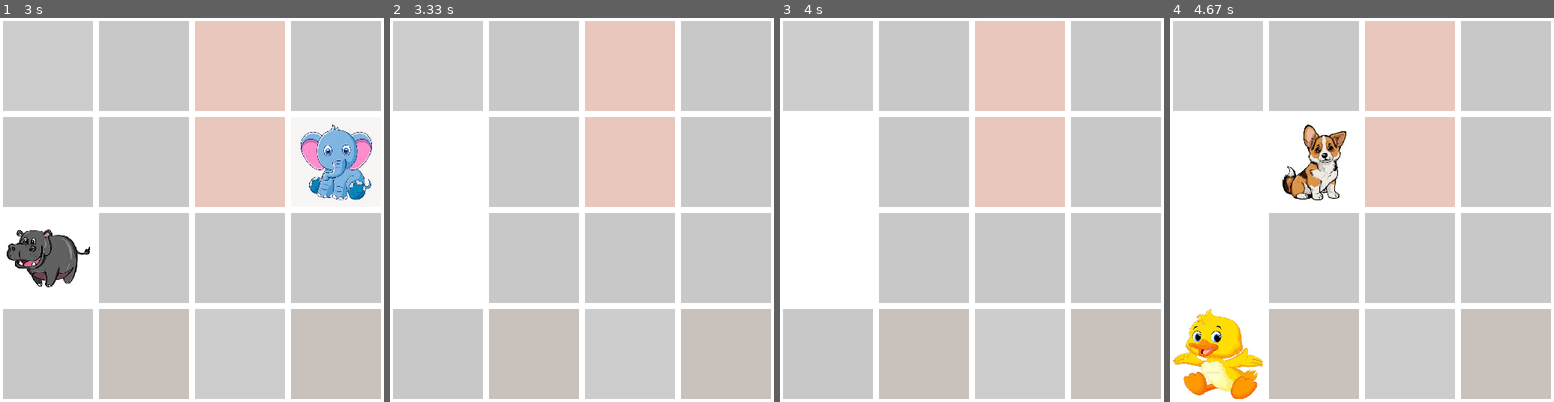
Above: before the commit, frames 1-4 (left to right).
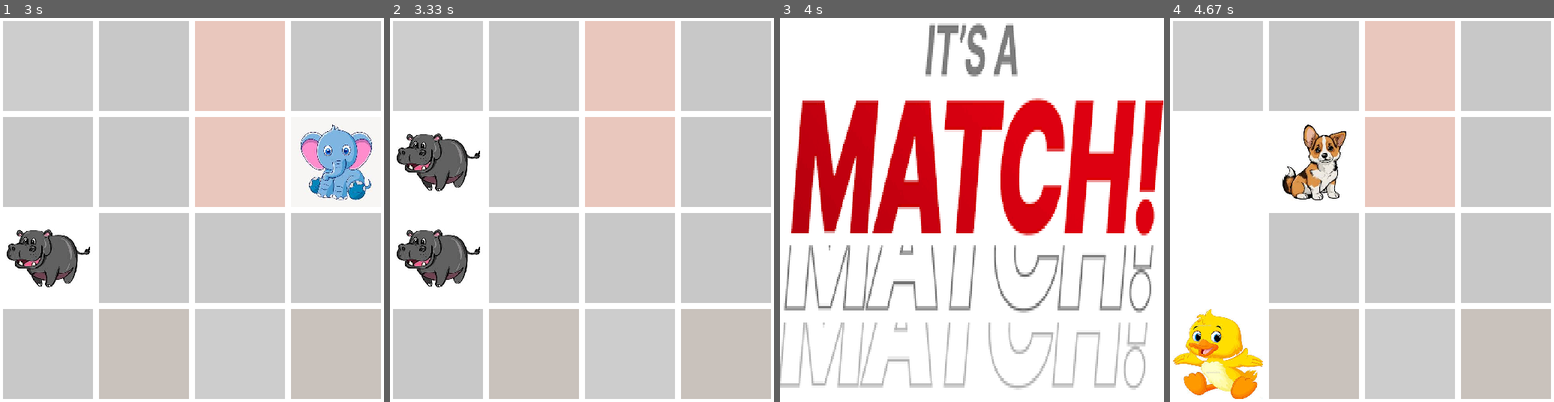
Above: after the commit, the same moments.

Repository: lijimo/pygame_project
Game: pygame game, started from app.py
Two runs of this game, one before a commit and one after it. Both use one fixed random seed, a clock stepped at 60 frames per second and the inputs below.
Inputs (mouse positions are in pixels of both pictures, inside the frame that each line leads up to):
- Up to frame 1 (3 s): click (192, 210) at 0.38 s; click (99, 213) at 0.72 s; click (249, 75) at 1.05 s; click (99, 133) at 1.38 s; click (195, 252) at 1.72 s; click (291, 271) at 2.05 s; click (291, 175) at 2.38 s; click (65, 248) at 2.72 s
- Up to frame 2 (3.33 s): click (470, 137) at 3.05 s
- Up to frame 3 (4 s): move the mouse to (887, 140) at 3.83 s
- Up to frame 4 (4.67 s): click (1277, 140) at 4.02 s; click (1246, 352) at 4.38 s

Frame 1 is identical in both runs. In frame 2, 4.0% of the frame differs, in the area x 1-24%, y 30-71%; in frame 3, 83%, in the area x 0-100%, y 0-100%; in frame 4, nothing differs.

Commit message:
touch ups for logic

Diff:
--- a/app.py
+++ b/app.py
@@ -35,18 +35,26 @@
         if e.type == pygame.MOUSEBUTTONDOWN:
             mouse_x, mouse_y = pygame.mouse.get_pos()
             index = find_index(mouse_x, mouse_y)
-            current_images.append(index)
+            if index not in current_images:
+                current_images.append(index)
             # only display two animals at a time
             if len(current_images) > 2:
                 current_images = current_images[1:]
 
     # initial blank screen
     screen.fill((255,255,255))
+
+    total_skipped = 0
+
     # display animals
     for i, tile in enumerate(tiles):
         image_i = tile.image if i in current_images else tile.box
         if not tile.skip:
             screen.blit(image_i, (tile.col * gc.IMAGE_SIZE + gc.MARGIN, tile.row * gc.IMAGE_SIZE + gc.MARGIN))
+        else:
+            total_skipped += 1
+
+    display.flip()
 
     # check for match
     if len(current_images) == 2:
@@ -54,8 +62,13 @@
         if tiles[index1].name == tiles[index2].name:
             tiles[index1].skip = True
             tiles[index2].skip = True
+            sleep(0.5)
+            screen.blit(matched, (0,0))
+            display.flip()
+            sleep(0.5)
             current_images = []
 
-    display.flip()
+    if total_skipped == len(tiles):
+        running = False
 
 print("Bye, bye!")
Not shown, added: assets/.DS_Store
